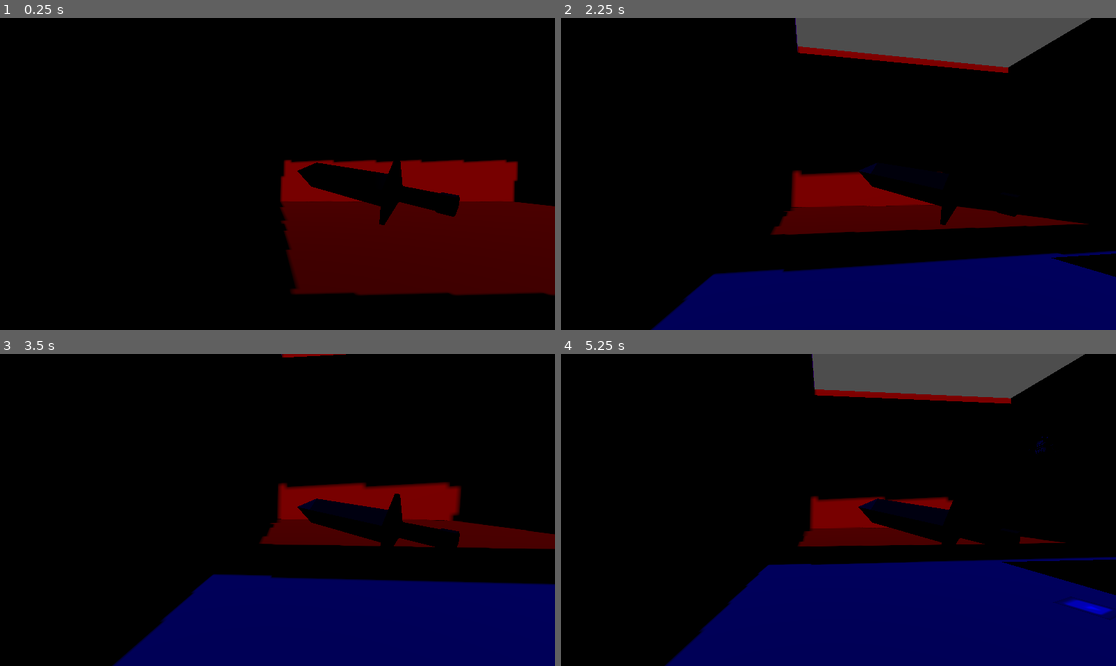
Above: before the commit, frames 1-4 (two rows, left to right).
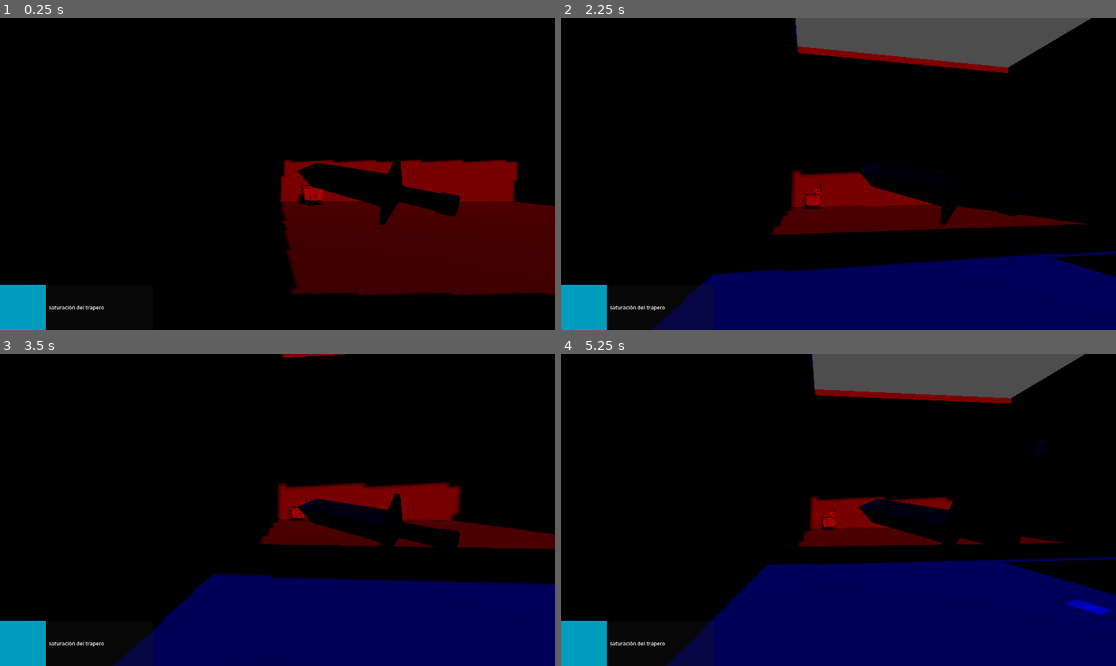
Above: after the commit, the same moments.

Repository: soetgdeznsgk/Nombre_Cherenkov
Game: Godot game, scene res://logic/scenes/escenario.tscn
Same seed, same stepped clock (60 frames per second), same inputs: the game is played once before the commit and once after it. The engine's default icon, where the game draws it, is replaced by a stand-in: a white triangle on a blue panel in a dark square.
Inputs (mouse positions are in pixels of both pictures, inside the frame that each line leads up to):
- Up to frame 1 (0.25 s): no input
- Up to frame 2 (2.25 s): tap Enter at 0.5 s; move the mouse to (866, 174) at 0.52 s; tap Space at 1.25 s; move the mouse to (810, 174) at 1.27 s; hold S (MoveBackwards) 1.28-2.03 s; move the mouse to (849, 167) at 2.02 s
- Up to frame 3 (3.5 s): tap Enter at 2.75 s; move the mouse to (271, 516) at 2.77 s
- Up to frame 4 (5.25 s): tap Space at 3.5 s; move the mouse to (877, 513) at 3.52 s; hold S (MoveBackwards) from 3.53 s (still down); move the mouse to (794, 506) at 4.27 s; move the mouse to (844, 510) at 5.02 s

The runs differ from the first frame. In frame 1, 1.5% of the frame differs, in the area x 0-59%, y 53-100%; in frame 2, 1.4%; in frame 3, 1.4%; in frame 4, 1.4%.

Commit message:
añado UI para el trapero, también añado la cubeta para limpiarlo y una nueva carpeta para guardar recursos utilizados en la UI

Diff:
--- /dev/null
+++ b/logic/UI/control.gd
@@ -0,0 +1,22 @@
+extends Control
+class_name UI
+
+@onready var mop_saturation_bar := $ProgressBar
+
+
+#region Styleboxes
+@onready var style_blue : StyleBoxFlat = preload("res://logic/UI/styleboxes/blue_stylebox.tres")
+@onready var style_red : StyleBoxFlat = preload("res://logic/UI/styleboxes/red_stylebox.tres")
+#endregion
+
+func _ready() -> void:
+	#mop_saturation_bar.modulate(Color.AQUA)
+	pass
+
+func update_saturation_bar(v: int):
+	mop_saturation_bar.value = v
+	if mop_saturation_bar.max_value == v:
+		mop_saturation_bar.add_theme_stylebox_override("fill", style_red)
+
+	elif v == 0:
+		mop_saturation_bar.add_theme_stylebox_override("fill", style_blue)
--- /dev/null
+++ b/logic/UI/control.tscn
@@ -0,0 +1,43 @@
+[gd_scene load_steps=3 format=3 uid="uid://cu30dahipapwi"]
+
+[ext_resource type="Script" path="res://logic/UI/control.gd" id="1_yfp7f"]
+[ext_resource type="StyleBox" uid="uid://crbcaxlixf3yw" path="res://logic/UI/styleboxes/blue_stylebox.tres" id="2_u2acb"]
+
+[node name="CanvasLayer" type="CanvasLayer"]
+
+[node name="Control" type="Control" parent="." groups=["UI"]]
+layout_mode = 3
+anchors_preset = 15
+anchor_right = 1.0
+anchor_bottom = 1.0
+grow_horizontal = 2
+grow_vertical = 2
+script = ExtResource("1_yfp7f")
+
+[node name="ProgressBar" type="ProgressBar" parent="Control"]
+layout_mode = 1
+anchors_preset = 2
+anchor_top = 1.0
+anchor_bottom = 1.0
+offset_top = -141.0
+offset_right = 476.0
+grow_vertical = 0
+theme_override_styles/fill = ExtResource("2_u2acb")
+step = 1.0
+value = 30.0
+show_percentage = false
+
+[node name="Label" type="Label" parent="Control/ProgressBar"]
+layout_mode = 1
+anchors_preset = 8
+anchor_left = 0.5
+anchor_top = 0.5
+anchor_right = 0.5
+anchor_bottom = 0.5
+offset_left = -20.0
+offset_top = -11.5
+offset_right = 20.0
+offset_bottom = 11.5
+grow_horizontal = 2
+grow_vertical = 2
+text = "saturación del trapero"
--- /dev/null
+++ b/logic/UI/styleboxes/blue_stylebox.tres
@@ -0,0 +1,4 @@
+[gd_resource type="StyleBoxFlat" format=3 uid="uid://crbcaxlixf3yw"]
+
+[resource]
+bg_color = Color(2.5028e-06, 0.619037, 0.744185, 1)
--- /dev/null
+++ b/logic/UI/styleboxes/red_stylebox.tres
@@ -0,0 +1,4 @@
+[gd_resource type="StyleBoxFlat" format=3 uid="uid://bffjt4vh6356l"]
+
+[resource]
+bg_color = Color(0.996078, 0, 0.12549, 1)
--- a/logic/global_scripts/global_info.gd
+++ b/logic/global_scripts/global_info.gd
@@ -2,6 +2,7 @@
 class_name GlobalDB
 static var playerPosition : Vector3
 @onready var refPlayer : CharacterBody3D = get_tree().get_nodes_in_group("Jugador").front()
+@onready var refUI : UI = get_tree().get_nodes_in_group("UI").front()
 var timerPosPJ : Timer
 
 signal rana_impacta # emitido desde on_aterrizaje_rana
@@ -25,3 +26,6 @@
 
 func on_jugador_trapea() -> void:
 	jugador_trapea.emit()
+
+func change_in_mop_saturation() -> void:
+	refUI.update_saturation_bar(InteraccionesJugador.mop_saturation)
--- /dev/null
+++ b/logic/scenes/bucket.tscn
@@ -0,0 +1,15 @@
+[gd_scene load_steps=3 format=3 uid="uid://di6fatgsdf124"]
+
+[ext_resource type="PackedScene" uid="uid://kxpq3vtmb66r" path="res://GodotActionRPG-Assets/Models/yellow_cleaning_bucket.glb" id="1_v2bs8"]
+
+[sub_resource type="BoxShape3D" id="BoxShape3D_32tyu"]
+size = Vector3(1.79858, 1.67798, 1)
+
+[node name="bucket" type="StaticBody3D" groups=["Baldes"]]
+
+[node name="Sketchfab_Scene" parent="." instance=ExtResource("1_v2bs8")]
+transform = Transform3D(0.035, 0, 0, 0, 0.035, 0, 0, 0, 0.035, 0, 0, 0)
+
+[node name="CollisionShape3D" type="CollisionShape3D" parent="."]
+transform = Transform3D(1, 0, 0, 0, 1, 0, 0, 0, 1, -0.0540771, 0.841549, 0)
+shape = SubResource("BoxShape3D_32tyu")
--- /dev/null
+++ b/logic/scenes/camarascript.gd
@@ -0,0 +1,61 @@
+extends Camera3D
+class_name InteraccionesJugador
+
+var v = Vector3()
+var currSelection : Node
+
+
+# Parametros del trapero
+static var mop_saturation := 0:
+	set(value):
+		if value > 100:
+			pass # para que no se pase de 100 y no haya riesgo de overflow
+			print("saturación máxima alcanzada")# añadir rutina para mostrar un mensaje ingame
+			GlobalDB
+		else:
+			mop_saturation = value
+
+@export var mop_saturation_pace := 5
+
+func _ready():
+	Input.set_mouse_mode(Input.MOUSE_MODE_CAPTURED)
+	updateDetectionExceptions()
+
+	GlobalInfo.jugador_trapea.connect(func(): mop_saturation += mop_saturation_pace)
+
+func _input(event):
+	if event is InputEventMouseMotion:
+		v.y -= (event.relative.x * 0.2)
+		v.x -= (event.relative.y * 0.2)
+		v.x = clamp(v.x,-80,90)
+
+
+func _physics_process(delta):
+	self.rotation_degrees.x = v.x
+	rotation_degrees.y = v.y
+
+	if Input.is_mouse_button_pressed(1): #codigo horrible que necesita URGENTEMENTE refactorizar
+		currSelection = $RayCast3D.get_collider()
+		if currSelection != null:
+			#añadir shader de sombreado para la selección
+			if currSelection.get_parent().is_in_group("Charcos"): #si se selecciona un charco
+				if mop_saturation < 100:
+					#print("IMPACTO GLOBAL EN: ",$RayCast3D.get_collision_point(), "---")
+					currSelection.get_parent().spawn_hole($RayCast3D.get_collision_point())
+					#print("trapero trapea y le quedan :", (100 - mop_saturation) / mop_saturation_pace, " trapeadas")
+					GlobalInfo.change_in_mop_saturation()
+				else:
+					pass
+
+			if currSelection.is_in_group("Baldes"):
+				mop_saturation = 0
+				#print("trapero limpiado")
+				GlobalInfo.change_in_mop_saturation()
+
+
+
+func updateDetectionExceptions() -> void:
+	await get_tree().process_frame
+	$RayCast3D.add_exception($"..")
+	for node in get_tree().get_nodes_in_group("NodosNavegacion"): # TODO averiguar qué otros nodos necesitan ignorarse
+		$RayCast3D.add_exception(node)
--- a/logic/scenes/escenario.tscn
+++ b/logic/scenes/escenario.tscn
@@ -1,9 +1,11 @@
-[gd_scene load_steps=7 format=3 uid="uid://koqv2tici8g"]
+[gd_scene load_steps=9 format=3 uid="uid://koqv2tici8g"]
 
 [ext_resource type="PackedScene" uid="uid://bnl1k0w4e64he" path="res://logic/scenes/jugador.tscn" id="1_2ygyh"]
 [ext_resource type="ArrayMesh" uid="uid://ylflb3vcbrgg" path="res://GodotActionRPG-Assets/Models/Environment/naturePack_001.obj" id="3_hr8na"]
 [ext_resource type="Script" path="res://logic/ambient_scripts/floor.gd" id="4_wwktb"]
+[ext_resource type="PackedScene" uid="uid://di6fatgsdf124" path="res://logic/scenes/bucket.tscn" id="5_3654a"]
 [ext_resource type="Script" path="res://logic/ambient_scripts/pool_script.gd" id="5_y4rwr"]
+[ext_resource type="PackedScene" uid="uid://cu30dahipapwi" path="res://logic/UI/control.tscn" id="6_al0kl"]
 
 [sub_resource type="NavigationMesh" id="NavigationMesh_inggj"]
 vertices = PackedVector3Array(4.86374e-05, 14.6883, -21.1558, 8.00005, 14.6883, -21.1558, 8.25005, 14.6883, -21.6558, 1 …(683 unchanged characters)…
@@ -69,6 +71,9 @@
 operation = 2
 size = Vector3(28.4977, 20.6236, 28.7489)
 
+[node name="bucket" parent="NavigationRegion3D" instance=ExtResource("5_3654a")]
+transform = Transform3D(1, 0, 0, 0, 1, 0, 0, 0, 1, 10.0659, 0.0200004, -27.982)
+
 [node name="NodosDeNavegacion" type="Node" parent="."]
 
 [node name="nodo1" type="Area3D" parent="NodosDeNavegacion" groups=["NodosNavegacion"]]
@@ -87,4 +92,6 @@
 
 [node name="RanaManager" type="Node" parent="." groups=["RanaManager"]]
 
+[node name="CanvasLayer" parent="." instance=ExtResource("6_al0kl")]
+
 [connection signal="timeout" from="NavigationRegion3D/Geometría/Piso/PiscinaD/RanaSpawnerTimer" to="NavigationRegion3D/Geometría/Piso/PiscinaD" method="_on_rana_spawner_timer_timeout"]
--- a/logic/scenes/jugador.tscn
+++ b/logic/scenes/jugador.tscn
@@ -1,5 +1,6 @@
 [gd_scene load_steps=6 format=3 uid="uid://bnl1k0w4e64he"]
 
+[ext_resource type="Script" path="res://logic/scenes/camarascript.gd" id="1_jh4ox"]
 [ext_resource type="PackedScene" uid="uid://dy305jcet2qlq" path="res://GodotActionRPG-Assets/Models/Sword.dae" id="1_vkm6e"]
 
 [sub_resource type="GDScript" id="GDScript_cx7sy"]
@@ -24,63 +25,6 @@
 	move_and_slide()
 "
 
-[sub_resource type="GDScript" id="GDScript_lemkd"]
-resource_name = "camarascript"
-script/source = "extends Camera3D
-
-var v = Vector3()
-var currSelection : Node
-
-
-# Parametros del trapero
-var mop_saturation := 0:
-	set(value):
-		if value > 100:
-			pass # para que no se pase de 100 y no haya riesgo de overflow
-			print(\"saturación máxima alcanzada\")# añadir rutina para mostrar un mensaje ingame
-		else:
-			mop_saturation = value
-
-@export var mop_saturation_pace := 5
-
-func _ready():
-	Input.set_mouse_mode(Input.MOUSE_MODE_CAPTURED)
-	updateDetectionExceptions()
-
-	GlobalInfo.jugador_trapea.connect(func(): mop_saturation += mop_saturation_pace)
-
-func _input(event):
-	if event is InputEventMouseMotion:
-		v.y -= (event.relative.x * 0.2)
-		v.x -= (event.relative.y * 0.2)
-		v.x = clamp(v.x,-80,90)
-
-
-func _physics_process(delta):
-	self.rotation_degrees.x = v.x
-	rotation_degrees.y = v.y
-
-	if Input.is_mouse_button_pressed(1): #codigo horrible que necesita URGENTEMENTE refactorizar
-		currSelection = $RayCast3D.get_collider()
-		if currSelection != null:
-			#añadir shader de sombreado para la selección
-			if currSelection.get_parent().is_in_group(\"Charcos\"): #si se selecciona un charco
-				if mop_saturation < 100:
-					#print(\"IMPACTO GLOBAL EN: \",$RayCast3D.get_collision_point(), \"---\")
-					currSelection.get_parent().spawn_hole($RayCast3D.get_collision_point())
-					print(\"trapero trapea y le quedan :\", (100 - mop_saturation) / mop_saturation_pace, \" trapeadas\")
-				else:
-					pass
-
-
-
-func updateDetectionExceptions() -> void:
-	await get_tree().process_frame
-	$RayCast3D.add_exception($\"..\")
-	for node in get_tree().get_nodes_in_group(\"NodosNavegacion\"): # TODO averiguar qué otros nodos necesitan ignorarse
-		$RayCast3D.add_exception(node)
-"
-
 [sub_resource type="CapsuleShape3D" id="CapsuleShape3D_pnppo"]
 
 [sub_resource type="CapsuleMesh" id="CapsuleMesh_xqvju"]
@@ -91,7 +35,8 @@
 
 [node name="Camera3D" type="Camera3D" parent="."]
 transform = Transform3D(0.768596, 0, -0.639734, 0, 1, 0, 0.639734, 0, 0.768596, 0, 1, 0)
-script = SubResource("GDScript_lemkd")
+script = ExtResource("1_jh4ox")
+mop_saturation_pace = 10
 
 [node name="trapero" parent="Camera3D" instance=ExtResource("1_vkm6e")]
 transform = Transform3D(0.0194896, -0.0573295, -0.0732017, 0.0928799, 0.0154613, 0.01262, 0.00429787, -0.0741571, 0.0592221, 0.711, -0.120475, -1.02)
--- a/project.godot
+++ b/project.godot
@@ -32,6 +32,8 @@
 Ambiente=""
 Charcos=""
 RanaManager=""
+Baldes=""
+UI=""
 
 [input]
 
Binary file added: GodotActionRPG-Assets/Models/yellow_cleaning_bucket.glb
Not shown, added: GodotActionRPG-Assets/Models/yellow_cleaning_bucket.glb.import
Binary file added: GodotActionRPG-Assets/Models/yellow_cleaning_bucket_0.png
Not shown, added: GodotActionRPG-Assets/Models/yellow_cleaning_bucket_0.png.import
Binary file added: GodotActionRPG-Assets/Models/yellow_cleaning_bucket_1.png
Not shown, added: GodotActionRPG-Assets/Models/yellow_cleaning_bucket_1.png.import
Binary file added: GodotActionRPG-Assets/Models/yellow_cleaning_bucket_2.png
Not shown, added: GodotActionRPG-Assets/Models/yellow_cleaning_bucket_2.png.import
Binary file added: GodotActionRPG-Assets/Models/yellow_cleaning_bucket_3.png
Not shown, added: GodotActionRPG-Assets/Models/yellow_cleaning_bucket_3.png.import
